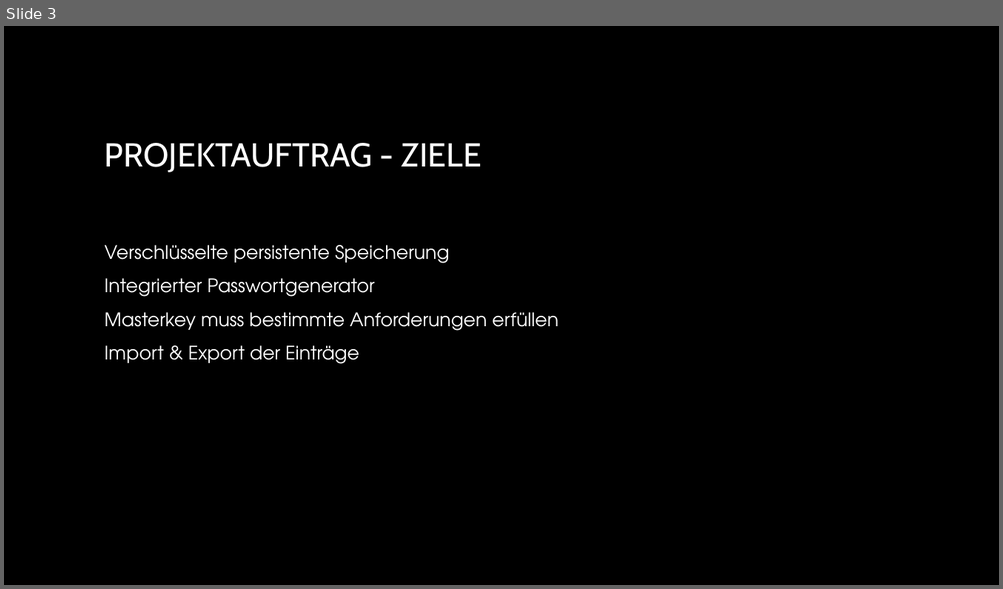
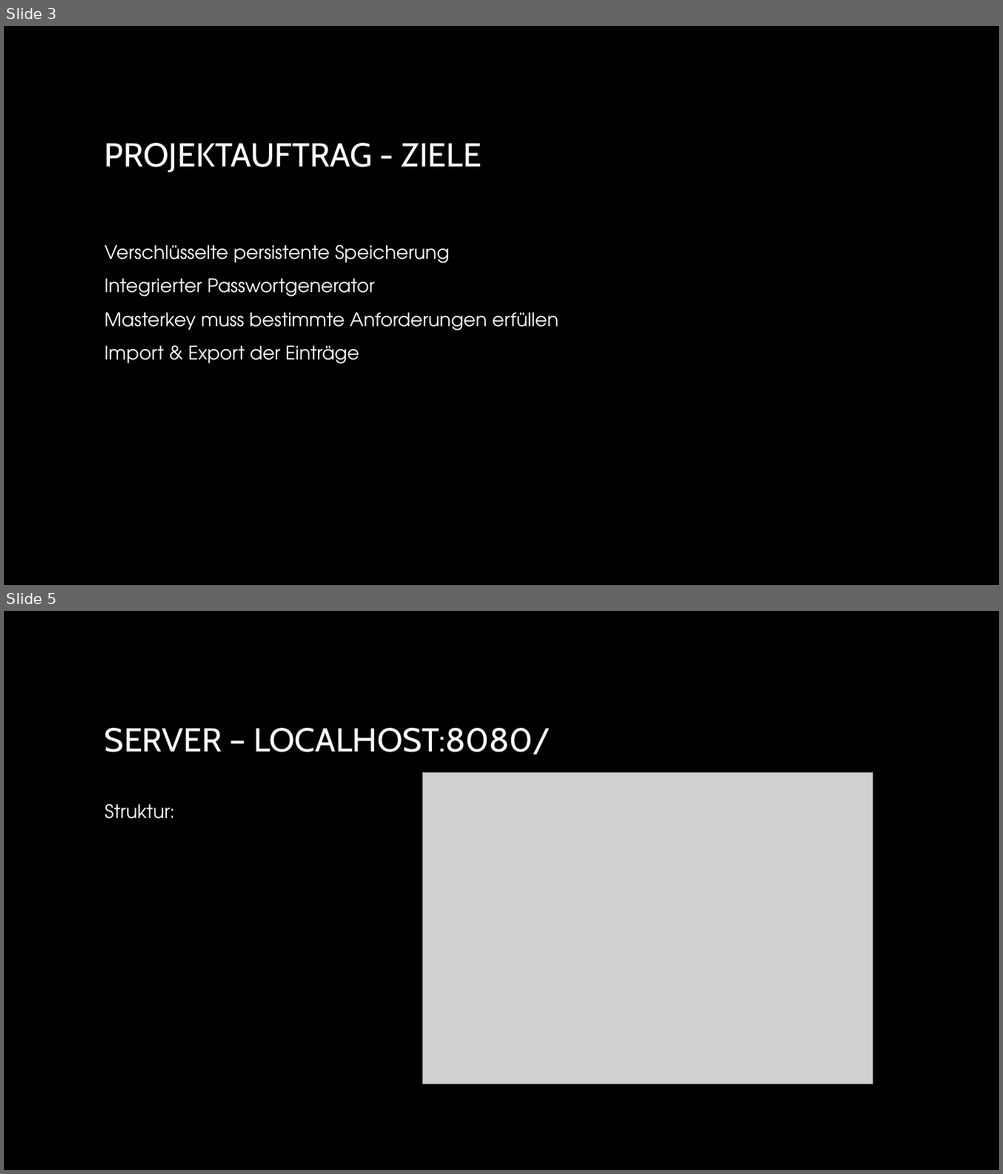
Before and after one commit to NebelNite/Passwortmanager, a slide deck: Passwortmanager.pptx. Shown one above the other, each under a label of ours: slide 3 before the commit, slides 3 and 5 after it; the slides between them are not shown. The pictures are 1003x589 and 1003x1174 pixels, drawn with LibreOffice and Linux fonts; fonts in the diff are those of the drawing; grey boxes stand for pictures; background and template pictures are left out. Boxes give left, top, right and bottom in pixels: in the first picture for what was removed or moved away, otherwise in the second. Text is boxed around its words. In the diff, an @@ line names an element or a change of style, - is before the commit and + after.

```diff
--- a/Passwortmanager.pptx
+++ b/Passwortmanager.pptx
@@ slide 5 added at (4, 611, 999, 1170), background picture (left out) @@
@@ title added at (105, 728, 550, 755), 32 pt, text gradient #FFFFFF to #A6A6A6 @@
+SERVER – LOCALHOST:8080/
@@ picture added at (423, 773, 873, 1085) @@
@@ text added at (105, 804, 175, 819), 18 pt, text #FFFFFF @@
+Struktur:
```
Also in this commit, not shown: 1 slide changed, 9 other slides added, 3 slides removed, 25 other files.
